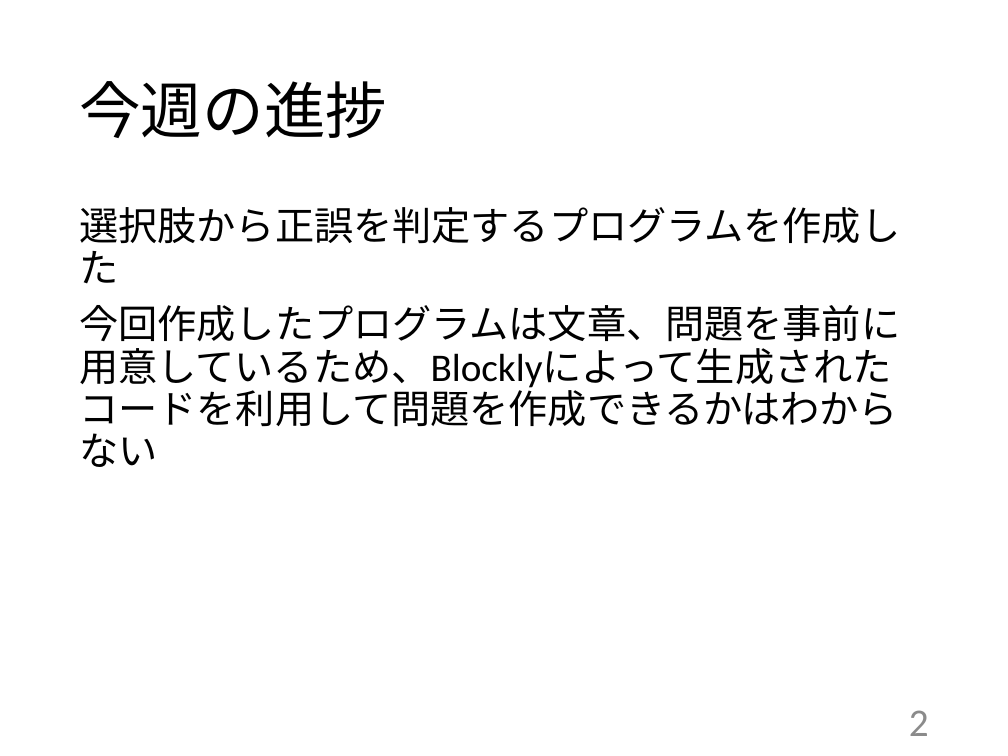
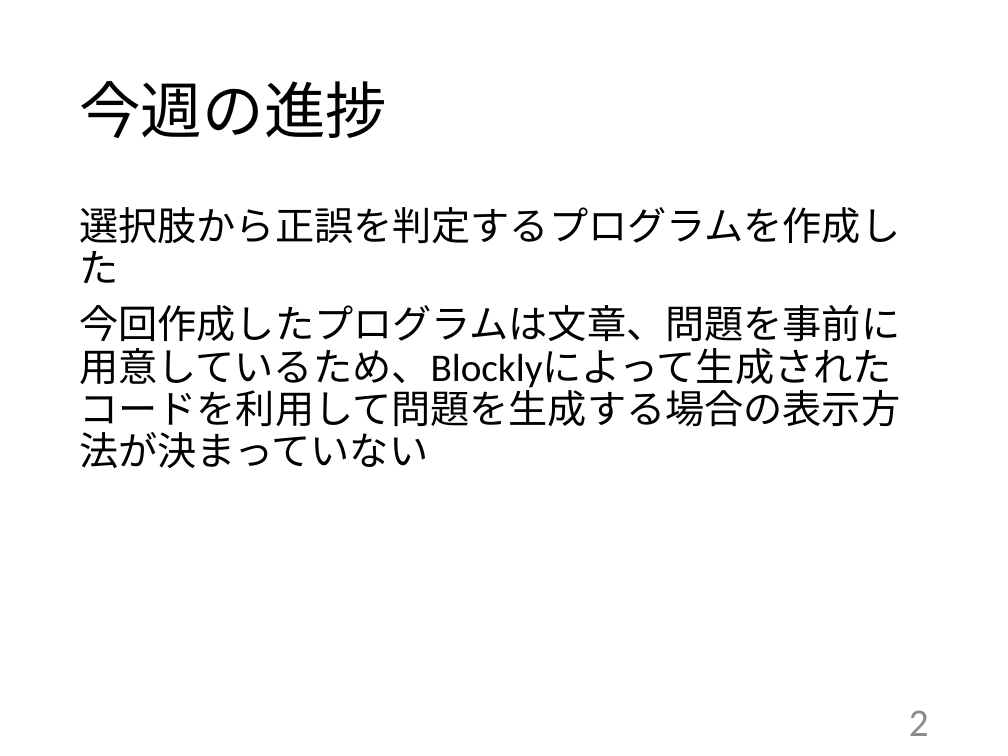
Before and after one commit to kait-takanolab/1821121-shimaoka-thesis, a slide deck: slide 2 of 1821121_shimaoka_sotsuken.pptx. Drawn at 1008x756 pixels with LibreOffice and Linux fonts; fonts in the diff are those of the drawing. Boxes give left, top, right and bottom in pixels: in the first picture for what was removed or moved away, otherwise in the second. Text is boxed around its words. In the diff, an @@ line names an element or a change of style, - is before the commit and + after.

```diff
--- a/1821121_shimaoka_sotsuken.pptx
+++ b/1821121_shimaoka_sotsuken.pptx
@@ text at bbox=[79, 305, 900, 392]: text changed @@
-今回作成したプログラムは文章、問題を事前に用意しているため、Blocklyによって生成されたコードを利用して問題を作成できるかはわからない
+今回作成したプログラムは文章、問題を事前に用意しているため、Blocklyによって生成されたコードを利用して問題を生成する場合の表示方法が決まっていない
```
Also in this commit, not shown: 1 other slide changed, 1 slide added.
